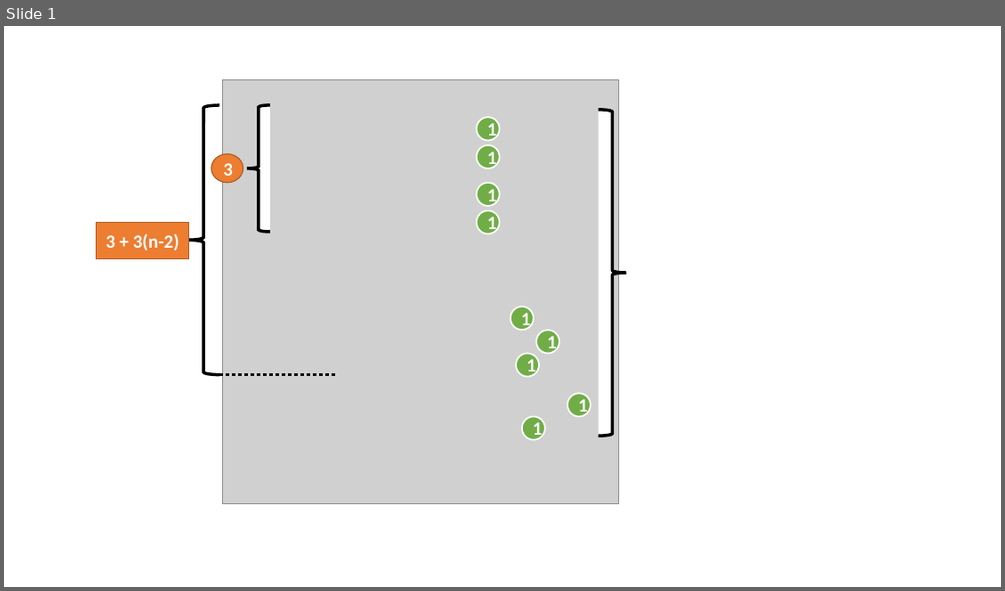
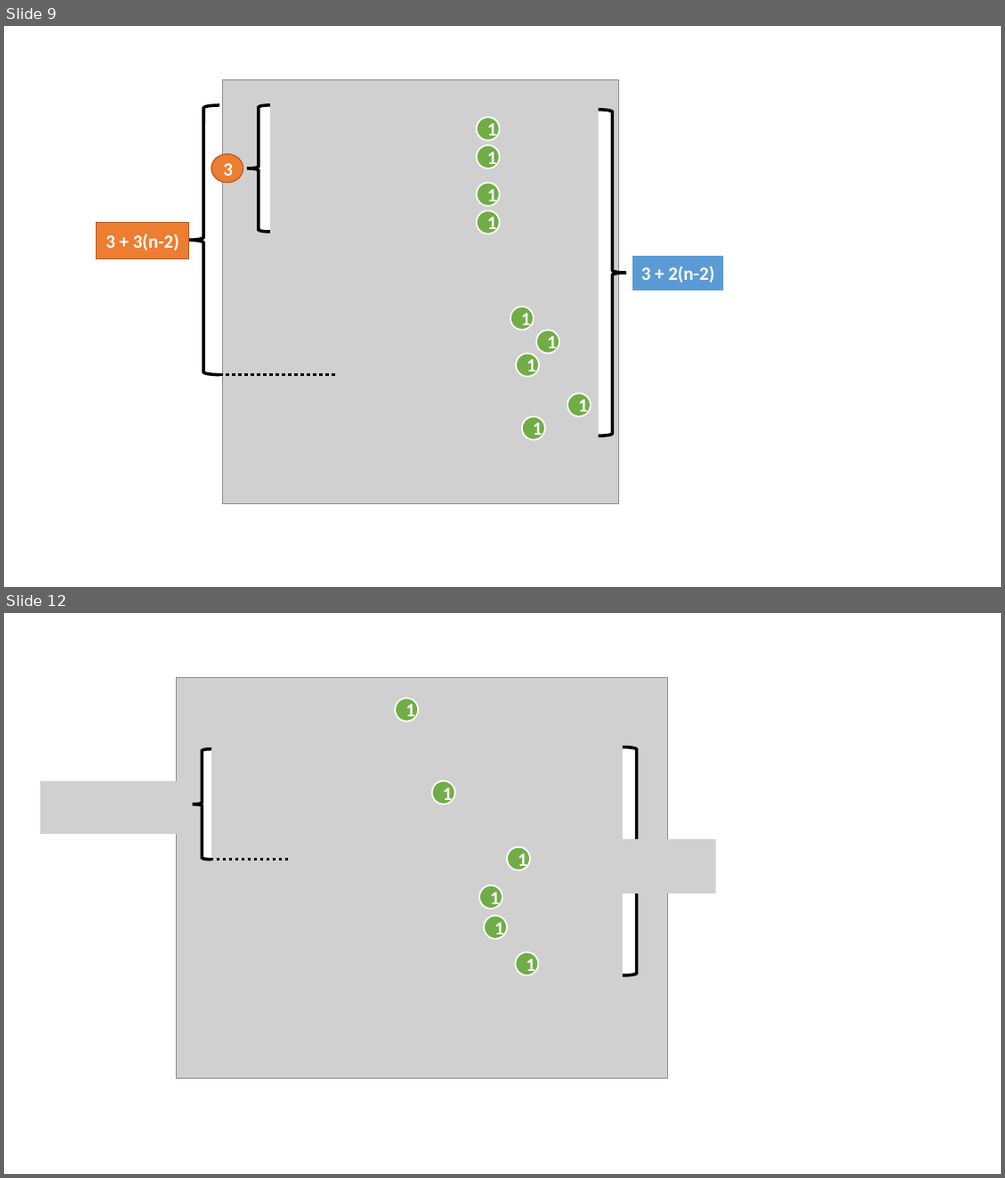
Before and after one commit to brokenerk/Analisis-Algoritmos, a slide deck: Abigail/EdiciónImagenes.pptx. Shown one above the other, each under a label of ours: slide 1 before the commit, slides 9 and 12 after it; the slides between them are not shown. The pictures are 1005x591 and 1005x1178 pixels, drawn with LibreOffice and Linux fonts; fonts in the diff are those of the drawing; grey boxes stand for pictures. Boxes give left, top, right and bottom in pixels: in the first picture for what was removed or moved away, otherwise in the second. Text is boxed around its words. In the diff, an @@ line names an element or a change of style, - is before the commit and + after.

```diff
--- a/Abigail/EdiciónImagenes.pptx
+++ b/Abigail/EdiciónImagenes.pptx
@@ slide 12 added at [4, 613, 1001, 1174], background #FFFFFF @@
@@ picture added at [176, 677, 667, 1078] @@
@@ ellipse added at [395, 698, 418, 722], fill #70AD47, outline #FFFFFF 1.5 pt, 18 pt, text #FFFFFF, bold @@
+1
@@ left brace added at [193, 749, 211, 860], fill #FFFFFF, outline #000000 3 pt @@
@@ left brace added at [623, 747, 650, 975], fill #FFFFFF, outline #000000 3 pt @@
@@ picture added at [40, 780, 188, 834] @@
@@ ellipse added at [432, 780, 455, 803], fill #70AD47, outline #FFFFFF 1.5 pt, 18 pt, text #FFFFFF, bold @@
+1
@@ ellipse added at [507, 847, 531, 870], fill #70AD47, outline #FFFFFF 1.5 pt, 18 pt, text #FFFFFF, bold @@
+1
@@ picture added at [568, 839, 716, 893] @@
@@ line added from (210, 859) to (290, 859), #000000 3 pt dashed @@
@@ ellipse added at [479, 885, 502, 908], fill #70AD47, outline #FFFFFF 1.5 pt, 18 pt, text #FFFFFF, bold @@
+1
@@ ellipse added at [484, 915, 507, 938], fill #70AD47, outline #FFFFFF 1.5 pt, 18 pt, text #FFFFFF, bold @@
+1
@@ ellipse added at [516, 952, 539, 975], fill #70AD47, outline #FFFFFF 1.5 pt, 18 pt, text #FFFFFF, bold @@
+1
@@ what was slide 1 is now slide 9 @@
@@ slide 9 changed as well @@
@@ rectangle added at [632, 255, 725, 291], fill #5B9BD5, outline #FFFFFF 1.5 pt, 18 pt, text #FFFFFF, bold @@
+3 + 2(n-2)
```
Also in this commit, not shown: 13 other slides added, 40 other files.
